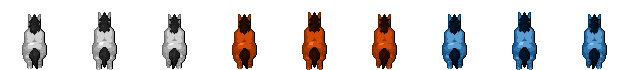
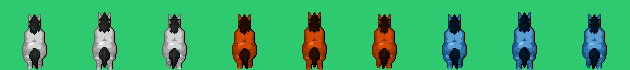
Revision of a layered 630×70 image; what changed, layer by layer:
painted on "Horses_mask_water" over 384, 0, 630, 70
painted on "Horses_mask_fire" over 174, 0, 430, 70
painted on "Everyhorse" over 0, 0, 630, 70
showed "Background", moved it below "Everyhorse", painted on it over 0, 0, 630, 70
